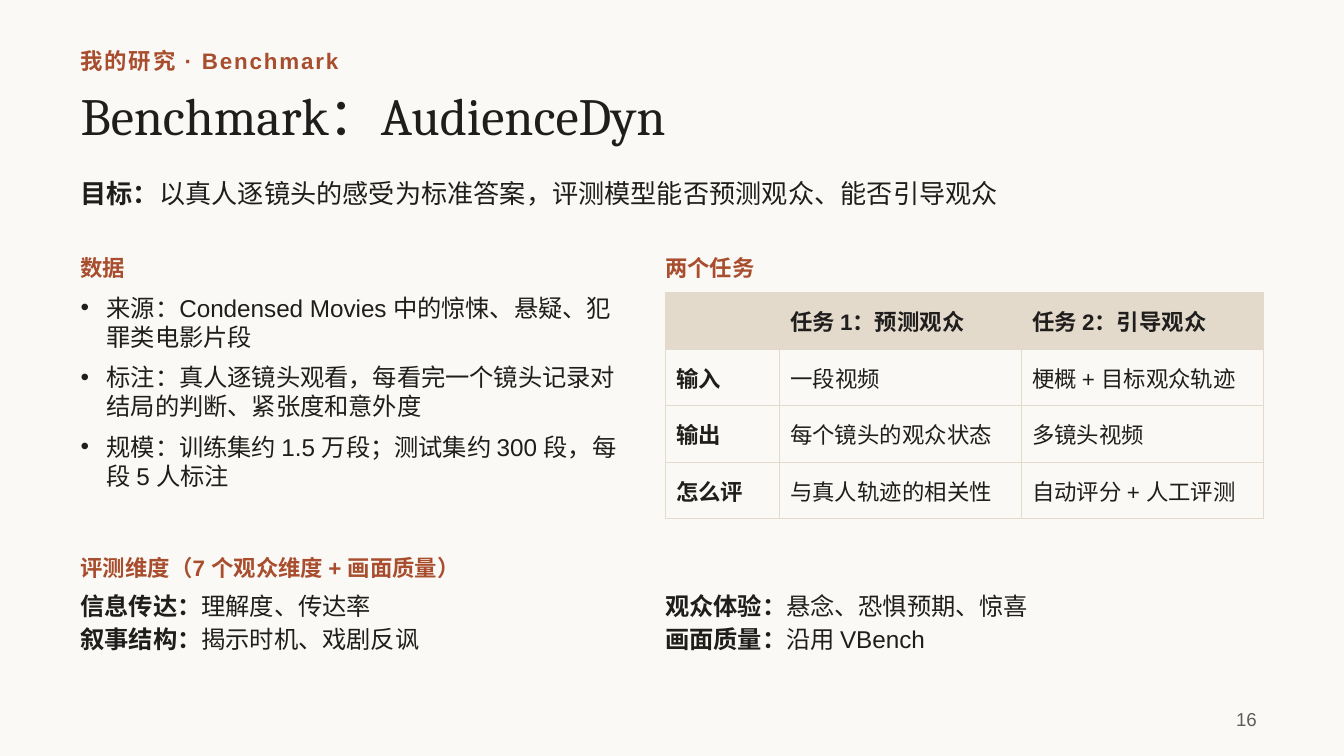
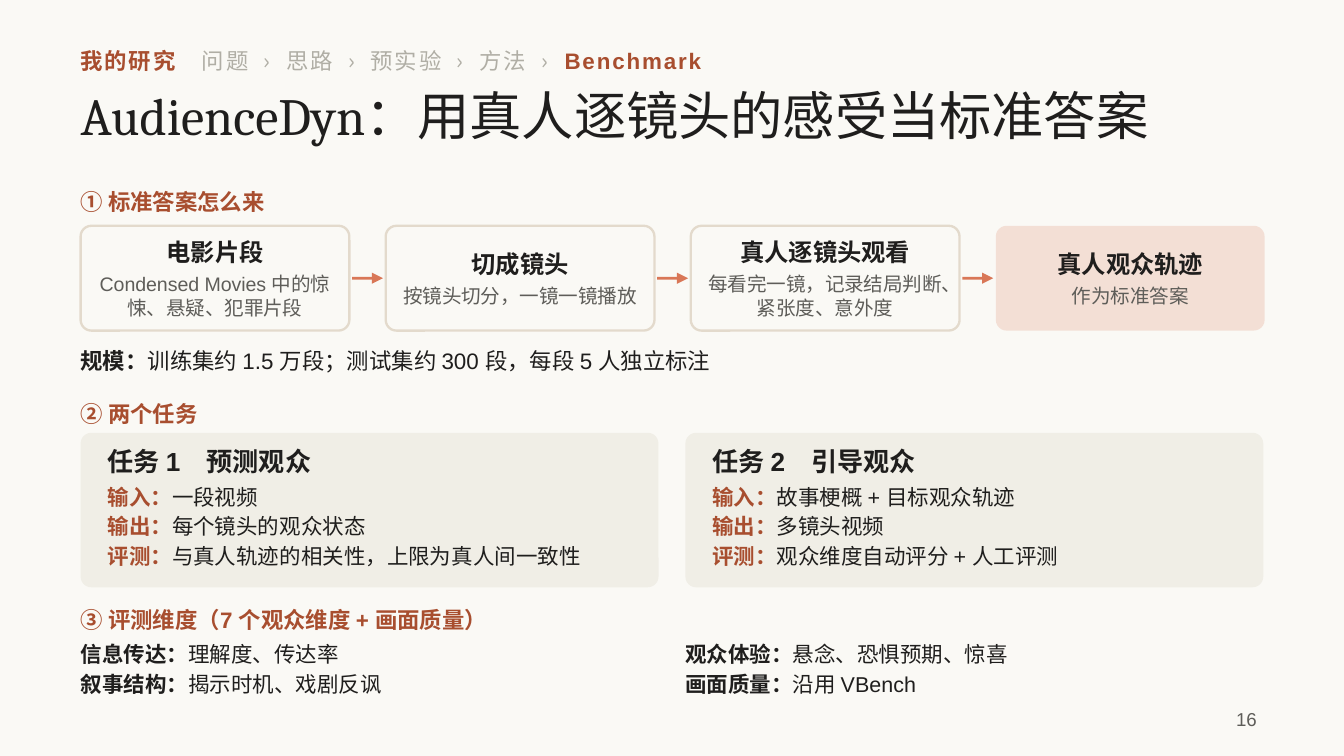
Before and after one commit to irving-2222/ICML, a slide deck: slide 16 of talk/研究分享_从多智能体协作到自进化.pptx. Drawn at 1344x756 pixels with LibreOffice and Linux fonts; fonts in the diff are those of the drawing. Boxes give left, top, right and bottom in pixels: in the first picture for what was removed or moved away, otherwise in the second. Text is boxed around its words. In the diff, an @@ line names an element or a change of style, - is before the commit and + after.

```diff
--- a/talk/研究分享_从多智能体协作到自进化.pptx
+++ b/talk/研究分享_从多智能体协作到自进化.pptx
@@ text at [81, 50, 701, 71]: text changed @@
-我的研究 · Benchmark
+我的研究 问题 › 思路 › 预实验 › 方法 › Benchmark
@@ title at [81, 91, 1149, 147]: text changed @@
-Benchmark：AudienceDyn
+AudienceDyn：用真人逐镜头的感受当标准答案
@@ text at [81, 191, 265, 212]: text changed; size 14 to 12 pt; text colour #1F1E1D to #A84E2F; bold on @@
-目标：以真人逐镜头的感受为标准答案，评测模型能否预测观众、能否引导观众
+① 标准答案怎么来
@@ text "① 标准答案怎么来" at [81, 191, 265, 212]: vertical alignment top to middle @@
@@ rounded rectangle added at [81, 226, 349, 331], fill #FAF9F5, outline #E3DACC 1.25 pt @@
@@ text "电影片段" at [100, 240, 330, 317]: vertical alignment top to middle @@
@@ rounded rectangle added at [386, 226, 655, 331], fill #FAF9F5, outline #E3DACC 1.25 pt @@
@@ rounded rectangle added at [691, 226, 960, 331], fill #FAF9F5, outline #E3DACC 1.25 pt @@
@@ rounded rectangle added at [996, 226, 1265, 331], fill #D97757 at 20% opacity @@
@@ text removed at [81, 257, 126, 278] @@
-数据
@@ text at [100, 240, 330, 317]: text changed; size 13 to 10.5 pt; text colour #1F1E1D to #5E5D59 @@
-• 来源：Condensed Movies 中的惊悚、悬疑、犯罪类电影片段
-• 标注：真人逐镜头观看，每看完一个镜头记录对结局的判断、紧张度和意外度
-• 规模：训练集约 1.5 万段；测试集约 300 段，每段 5 人标注
+电影片段
+Condensed Movies 中的惊悚、悬疑、犯罪片段
@@ text added at [403, 252, 637, 305], 10.5 pt, text #5E5D59 @@
+切成镜头
+按镜头切分，一镜一镜播放
@@ text added at [708, 240, 961, 317], 10.5 pt, text #5E5D59 @@
+真人逐镜头观看
+每看完一镜，记录结局判断、紧张度、意外度
@@ text added at [1058, 252, 1203, 305], 13 pt, text #1F1E1D, bold @@
+真人观众轨迹
+作为标准答案
@@ arrow added from (352, 278) to (383, 278), #D97757 1.5 pt @@
@@ arrow added from (657, 278) to (688, 278), #D97757 1.5 pt @@
@@ table removed at [665, 293, 1263, 506], 4 rows, 3 columns @@
- | 任务 1：预测观众 | 任务 2：引导观众
-输入 | 一段视频 | 梗概 + 目标观众轨迹
-输出 | 每个镜头的观众状态 | 多镜头视频
-怎么评 | 与真人轨迹的相关性 | 自动评分 + 人工评测
@@ arrow added from (962, 278) to (993, 278), #D97757 1.5 pt @@
@@ text added at [81, 350, 710, 373], 12 pt, text #1F1E1D @@
+规模：训练集约 1.5 万段；测试集约 300 段，每段 5 人独立标注
@@ text at [81, 403, 198, 424]: text changed @@
-两个任务
+② 两个任务
@@ rounded rectangle added at [81, 433, 659, 587], fill #F0EEE6 @@
@@ text added at [107, 448, 312, 474], 14 pt, text #1F1E1D, bold @@
+任务 1 预测观众
@@ rounded rectangle added at [685, 433, 1263, 587], fill #F0EEE6 @@
@@ text added at [712, 448, 916, 474], 14 pt, text #1F1E1D, bold @@
+任务 2 引导观众
@@ text added at [108, 487, 581, 566], 11.5 pt, text #1F1E1D @@
+输入：一段视频
+输出：每个镜头的观众状态
+评测：与真人轨迹的相关性，上限为真人间一致性
@@ text added at [712, 487, 1058, 566], 11.5 pt, text #1F1E1D @@
+输入：故事梗概 + 目标观众轨迹
+输出：多镜头视频
+评测：观众维度自动评分 + 人工评测
@@ text at [81, 609, 487, 630]: text changed @@
-评测维度（7 个观众维度 + 画面质量）
+③ 评测维度（7 个观众维度 + 画面质量）
@@ text "信息传达：理解度、传达率": place and size @@
-text "信息传达：理解度、传达率" at [81, 594, 420, 651]
+text "信息传达：理解度、传达率" at [81, 643, 382, 694]
@@ text "信息传达：理解度、传达率" at [81, 643, 382, 694]: size 13 to 11.5 pt @@
@@ text "观众体验：悬念、恐惧预期、惊喜" at [685, 643, 1007, 694]: size 13 to 11.5 pt @@
@@ text "观众体验：悬念、恐惧预期、惊喜": place and size @@
-text "观众体验：悬念、恐惧预期、惊喜" at [665, 594, 1028, 651]
+text "观众体验：悬念、恐惧预期、惊喜" at [685, 643, 1007, 694]
```
Also in this commit, not shown: 3 other slides changed, 1 slide added, 1 slide removed.
